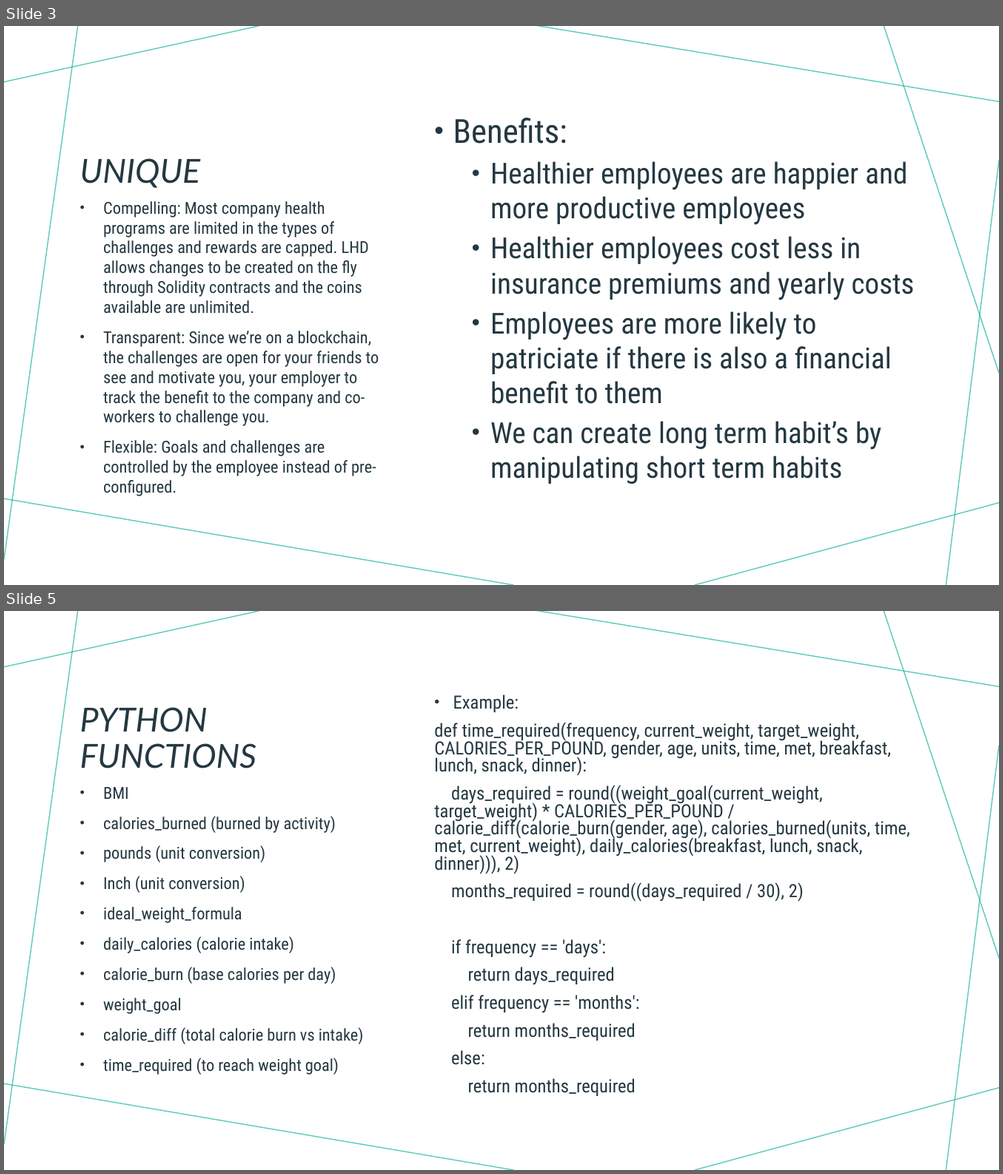
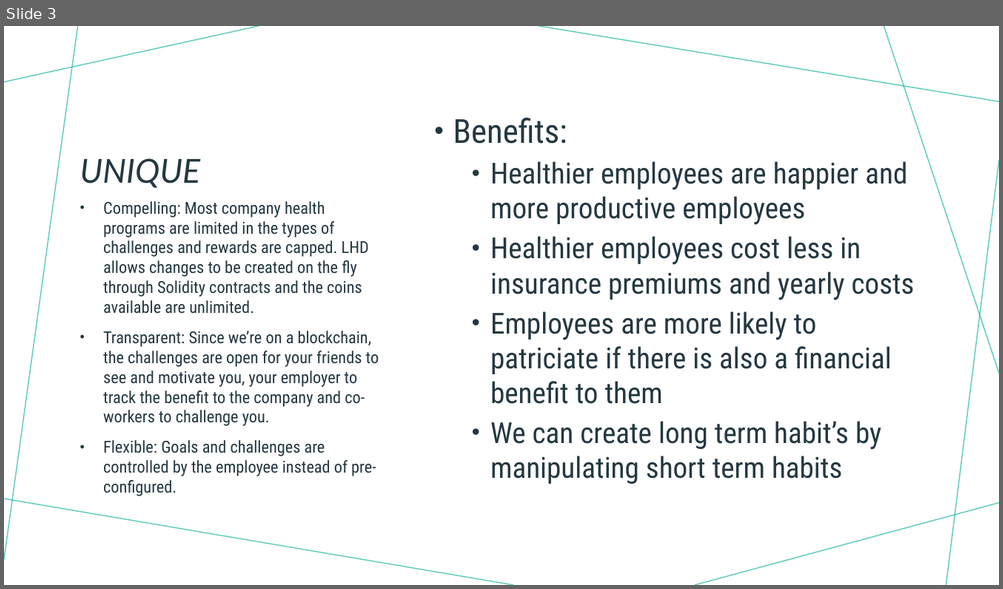
Before and after one commit to johnmyronmillar/LivingHealthyDapp, a slide deck: Living Healthy.pptx. Shown one above the other, each under a label of ours: slides 3 and 5 before the commit, slide 3 after it; the slides between them are not shown. The pictures are 1003x1174 and 1003x589 pixels, drawn with LibreOffice and Linux fonts; fonts in the diff are those of the drawing. Boxes give left, top, right and bottom in pixels: in the first picture for what was removed or moved away, otherwise in the second. Text is boxed around its words. In the diff, an @@ line names an element or a change of style, - is before the commit and + after.

```diff
--- a/Living Healthy.pptx
+++ b/Living Healthy.pptx
@@ slide 5 removed at (4,611,999,1170), background #FFFFFF; not listed: 7 template elements that a slide beside it also shows @@
@@ text removed at (434,695,910,1096) @@
-• Example:
-def time_required(frequency, current_weight, target_weight, CALORIES_PER_POUND, gender, age, units, time, met, breakfast, lunch, snack, dinner):
-days_required = round((weight_goal(current_weight, target_weight) * CALORIES_PER_POUND / calorie_diff(calorie_burn(gender, age), calories_burned(units, time, met, current_weight), daily_calories(breakfast, lunch, snack, dinner))), 2)
-months_required = round((days_required / 30), 2)
-if frequency == 'days':
-return days_required
-elif frequency == 'months':
-return months_required
-else:
-return months_required
@@ title removed at (80,707,257,769) @@
-PYTHON
-FUNCTIONS
@@ text removed at (103,787,364,1075) @@
-• BMI
-• calories_burned (burned by activity)
-• pounds (unit conversion)
-• Inch (unit conversion)
-• ideal_weight_formula
-• daily_calories (calorie intake)
-• calorie_burn (base calories per day)
-• weight_goal
-• calorie_diff (total calorie burn vs intake)
-• time_required (to reach weight goal)
```
Also in this commit, not shown: 3 slides changed, 1 slide added.
